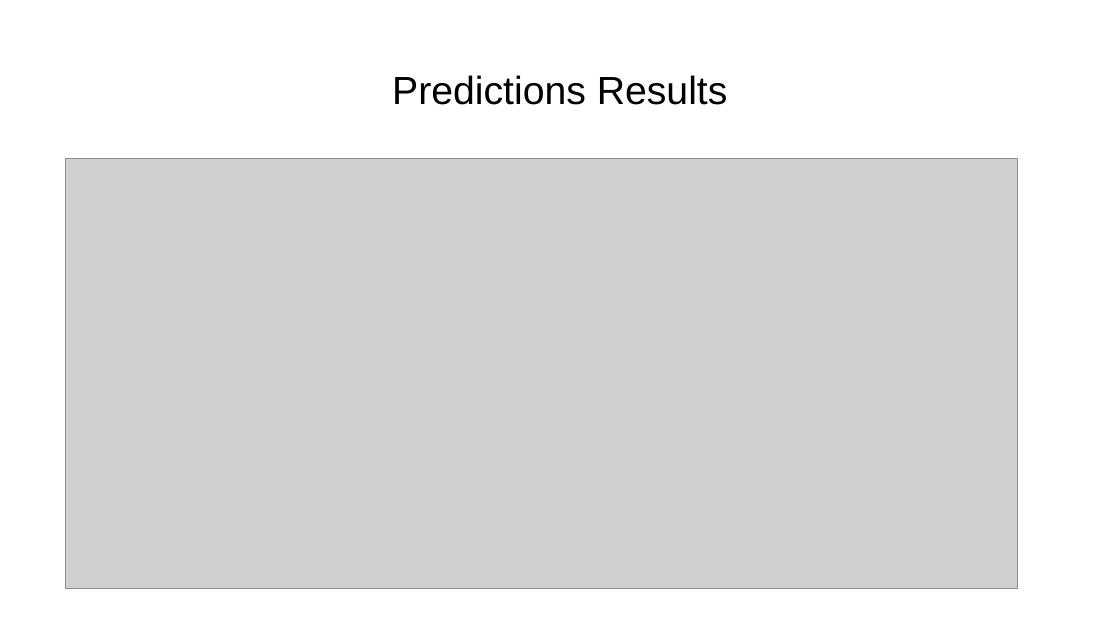
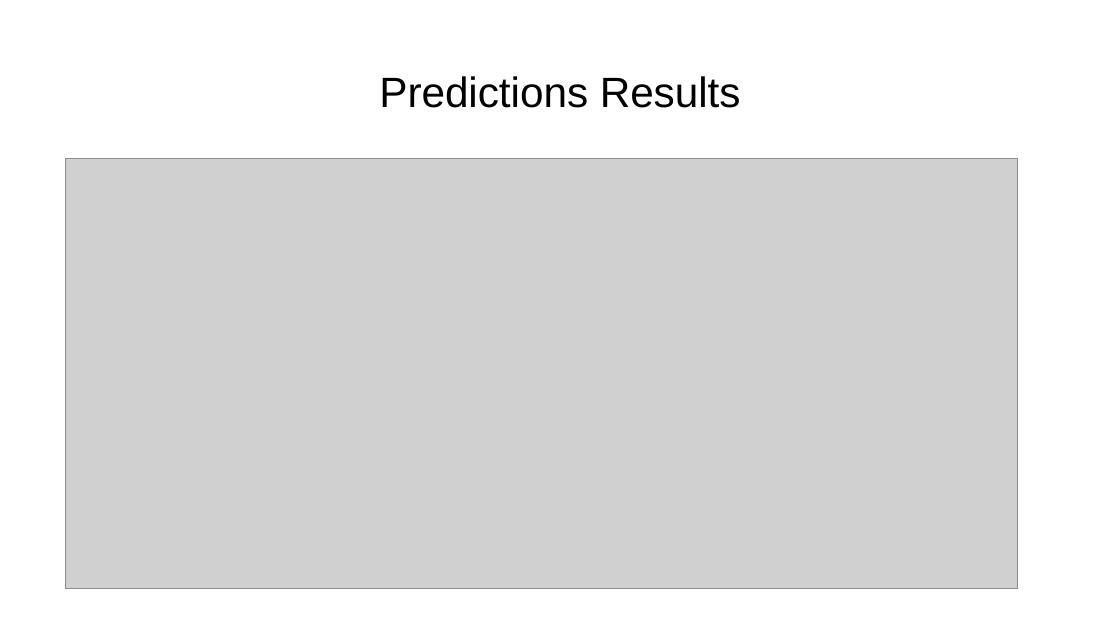
Before and after one commit to GuyenSoto/BTC, a slide deck: slide 10 of DOCS/Capstone3_BTC_FDS_Guyen_Soto.pptx. Drawn at 1120x630 pixels with LibreOffice and Linux fonts; fonts in the diff are those of the drawing; grey boxes stand for pictures. Boxes give left, top, right and bottom in pixels: in the first picture for what was removed or moved away, otherwise in the second. Text is boxed around its words. In the diff, an @@ line names an element or a change of style, - is before the commit and + after.

```diff
--- a/DOCS/Capstone3_BTC_FDS_Guyen_Soto.pptx
+++ b/DOCS/Capstone3_BTC_FDS_Guyen_Soto.pptx
@@ text "Predictions Results" at [379, 76, 741, 108]: size 25.2 to 27.2 pt @@
```
Also in this commit, not shown: 8 other slides changed, 2 other files.
